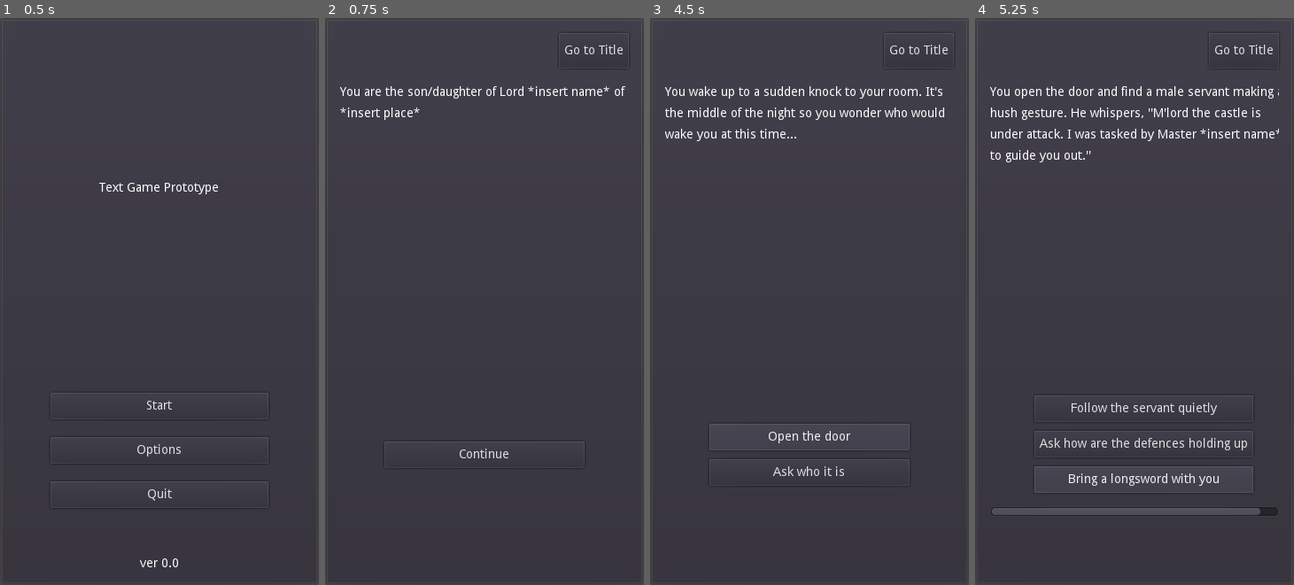
Above: before the commit, frames 1-4 (left to right).
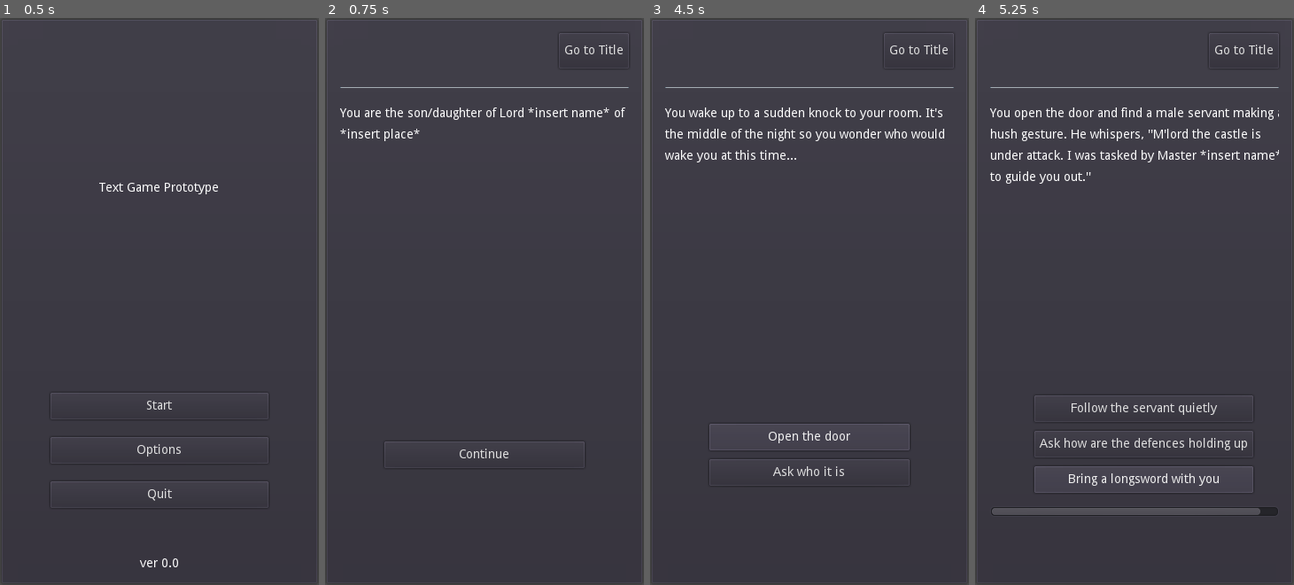
Above: after the commit, the same moments.

Repository: philipuriarte/A-Churchyard-of-Orphans
Game: Godot game, scene res://scenes/main.tscn
The game is run twice, just before and just after one commit, with the same random seed, the same clock (stepped at 60 frames per second) and the same inputs.
Inputs:
- Up to frame 1 (0.5 s): no input
- Up to frame 2 (0.75 s): click "Start" at 0.5 s
- Up to frame 3 (4.5 s): click "Go to Title" at 1.25 s; click "Start" at 2 s; click "Go to Title" at 2.75 s; click "Start" at 3.5 s; click "Continue" at 4.25 s
- Up to frame 4 (5.25 s): click "Open the door" at 5 s

Frame 1 is identical in both runs. In frame 2, 1.5% of the frame differs, in the area x 4-96%, y 12-22%; in frame 3, 2.4%; in frame 4, 3.1%, in the area x 4-96%, y 12-30%.

Commit message:
Add HSeparator to separate TopContainer and ContentScroll

Diff:
--- a/scenes/game_screen.tscn
+++ b/scenes/game_screen.tscn
@@ -42,8 +42,13 @@
 margin_bottom = 40.0
 text = "Go to Title"
 
+[node name="HSeparator" type="HSeparator" parent="MarginContainer/MainCointainer"]
+margin_top = 60.0
+margin_right = 326.0
+margin_bottom = 64.0
+
 [node name="ContentScroll" type="ScrollContainer" parent="MarginContainer/MainCointainer"]
-margin_top = 60.0
+margin_top = 84.0
 margin_right = 326.0
 margin_bottom = 546.0
 size_flags_vertical = 3
@@ -51,7 +56,7 @@
 [node name="ContentContainer" parent="MarginContainer/MainCointainer/ContentScroll" instance=ExtResource( 2 )]
 margin_top = 0.0
 margin_right = 326.0
-margin_bottom = 486.0
+margin_bottom = 462.0
 
 [node name="BottomContainer" type="HBoxContainer" parent="MarginContainer/MainCointainer"]
 margin_top = 566.0
